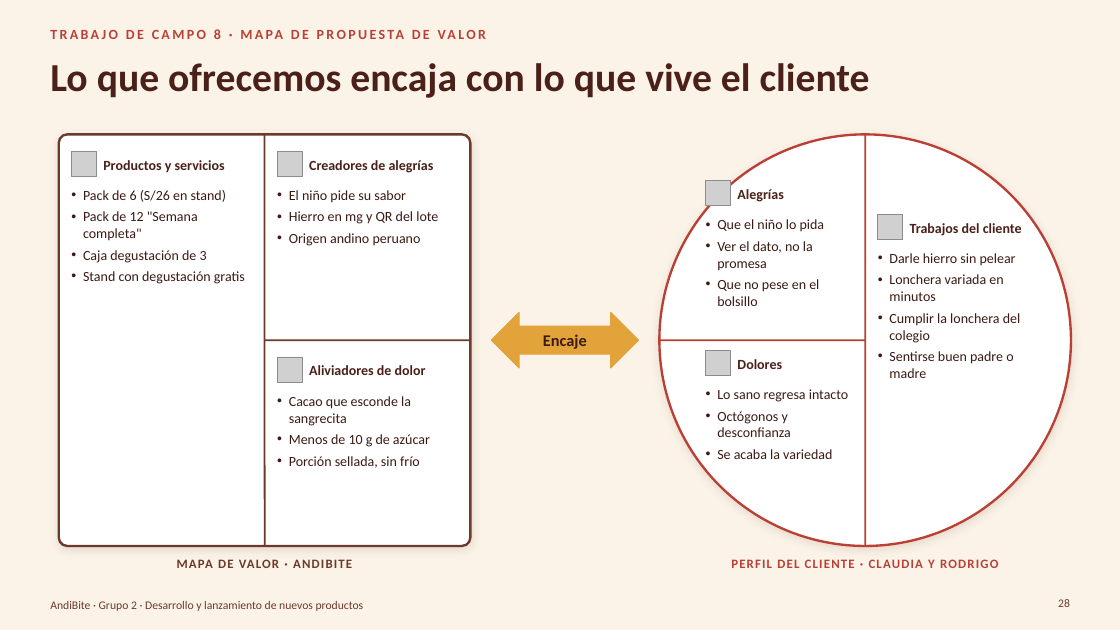
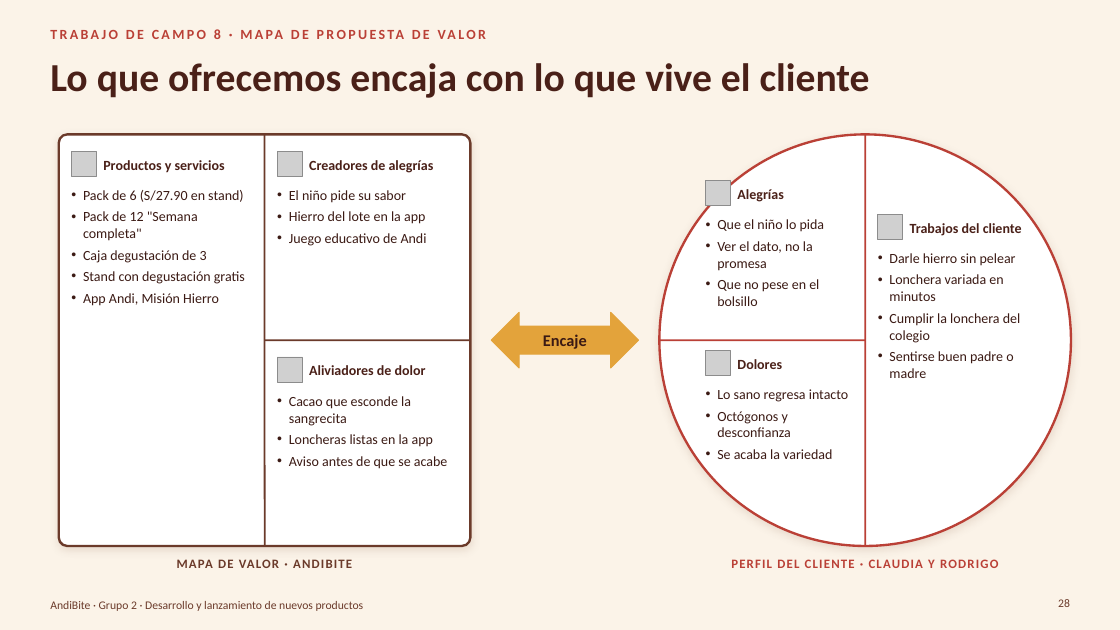
Before and after one commit to Darknow-web/Desarrollo-y-lanzamiento-de-producto-y-marca, a slide deck: slide 28 of 04-reformulacion/TC5-8/TC5-8-AndiBite.pptx. Drawn at 1120x630 pixels with LibreOffice and Linux fonts; fonts in the diff are those of the drawing; grey boxes stand for pictures; background and template pictures are left out. Boxes give left, top, right and bottom in pixels: in the first picture for what was removed or moved away, otherwise in the second. Text is boxed around its words. In the diff, an @@ line names an element or a change of style, - is before the commit and + after.

```diff
--- a/04-reformulacion/TC5-8/TC5-8-AndiBite.pptx
+++ b/04-reformulacion/TC5-8/TC5-8-AndiBite.pptx
@@ text at box(83, 190, 243, 202): text changed @@
-• Pack de 6 (S/26 en stand)
+• Pack de 6 (S/27.90 en stand)
@@ text at box(289, 211, 427, 246): text changed @@
-• Hierro en mg y QR del lote
-• Origen andino peruano
+• Hierro del lote en la app
+• Juego educativo de Andi
@@ text at box(83, 293, 219, 306): paragraph added @@
+• App Andi, Misión Hierro
@@ text at box(289, 434, 447, 469): text changed @@
-• Menos de 10 g de azúcar
-• Porción sellada, sin frío
+• Loncheras listas en la app
+• Aviso antes de que se acabe
```
Also in this commit, not shown: 19 other slides changed, 2 slides added, 4 other files.
